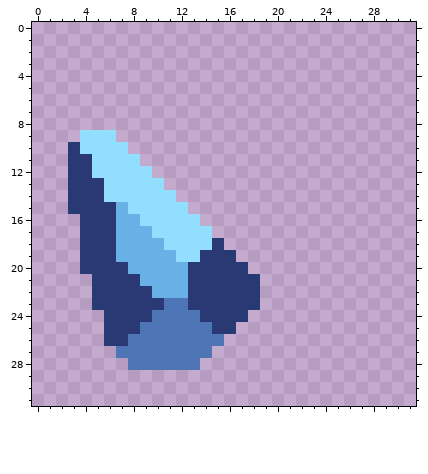
Pixel-art sprite, stored at assets/sprites/blocks/environment/ores/ore-aquamarine4.png. Above, as it was before the edit.
The file is 32x32 pixels.
After:
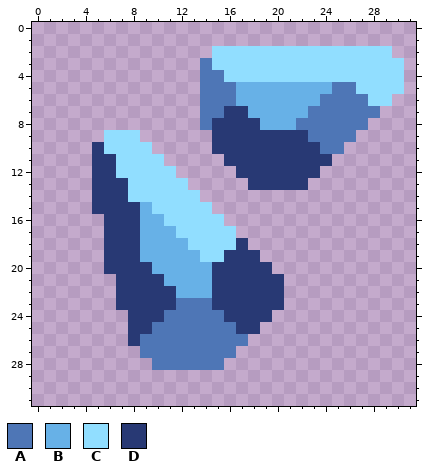
Palette (. is transparent): A #4e76b6  B #67b1e7  C #91deff  D #283974
Difference:
Changed rows in their new state; - is an unchanged pixel.
first column x 3:
 2 ------------CCCCCCCCCCCCCCC-
 3 -----------ACCCCCCCCCCCCCCCC
 4 -----------AACCCCCCCCCCCCCCC
 5 -----------AAABBBBBBBBAACCCC
 6 -----------AAABBBBBBBAAAACC-
 7 -----------AADDBBBBBAAAAAA--
 8 -----------ADDDDBBBAAAAAA---
 9 -..-CC------DDDDDDDDAAAA----
10 ..D--CC-----DDDDDDDDDAA-----
11 ..DD--CC-----DDDDDDDDD------
12 ..DD---CC-----DDDDDDD-------
13 ..-DD---CC-----DDDDD--------
14 ..-DD----CC-----------------
15 ..--DDB---CC----------------
16 -..-DDBB---CC---------------
17 -..-DD-BB---CC--------------
18 -..-DD--BB--CCD-------------
19 -..-DD---BBCC-DD------------
20 -..--DD---BB---DD-----------
21 --..--DD--BB----DD----------
22 --..---DD-BB----DD----------
23 --..----D-AA----DD----------
24 ---..--D---AA--DD-----------
25 ---..-D-----AADD------------
26 ---..D-------AA-------------
27 ----..------AA--------------
28 -----..----AA---------------
Where, in picture pixels (left, top, right, bottom), the same in both pictures:
changed: (68, 46, 404, 370)
